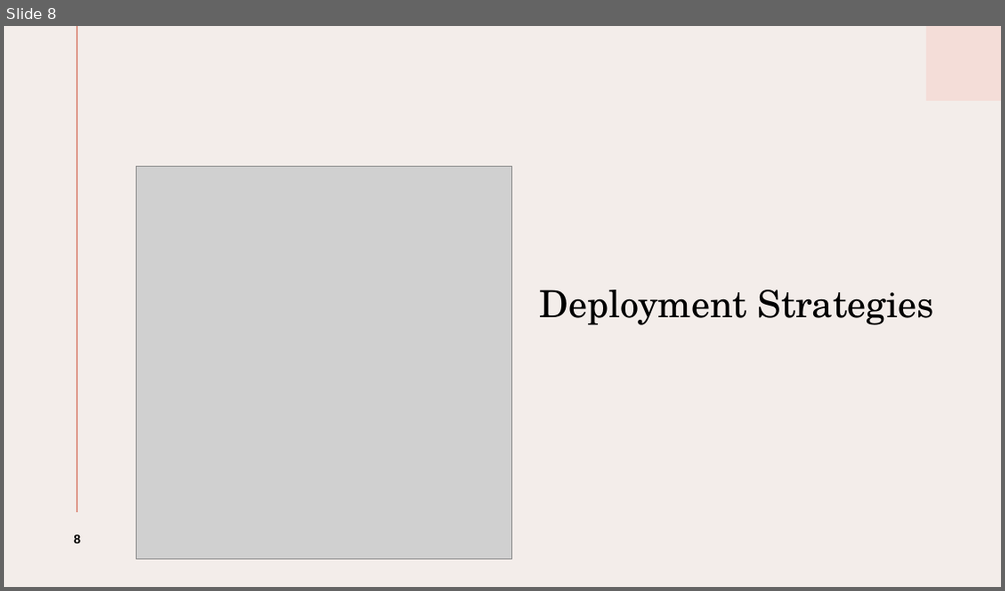
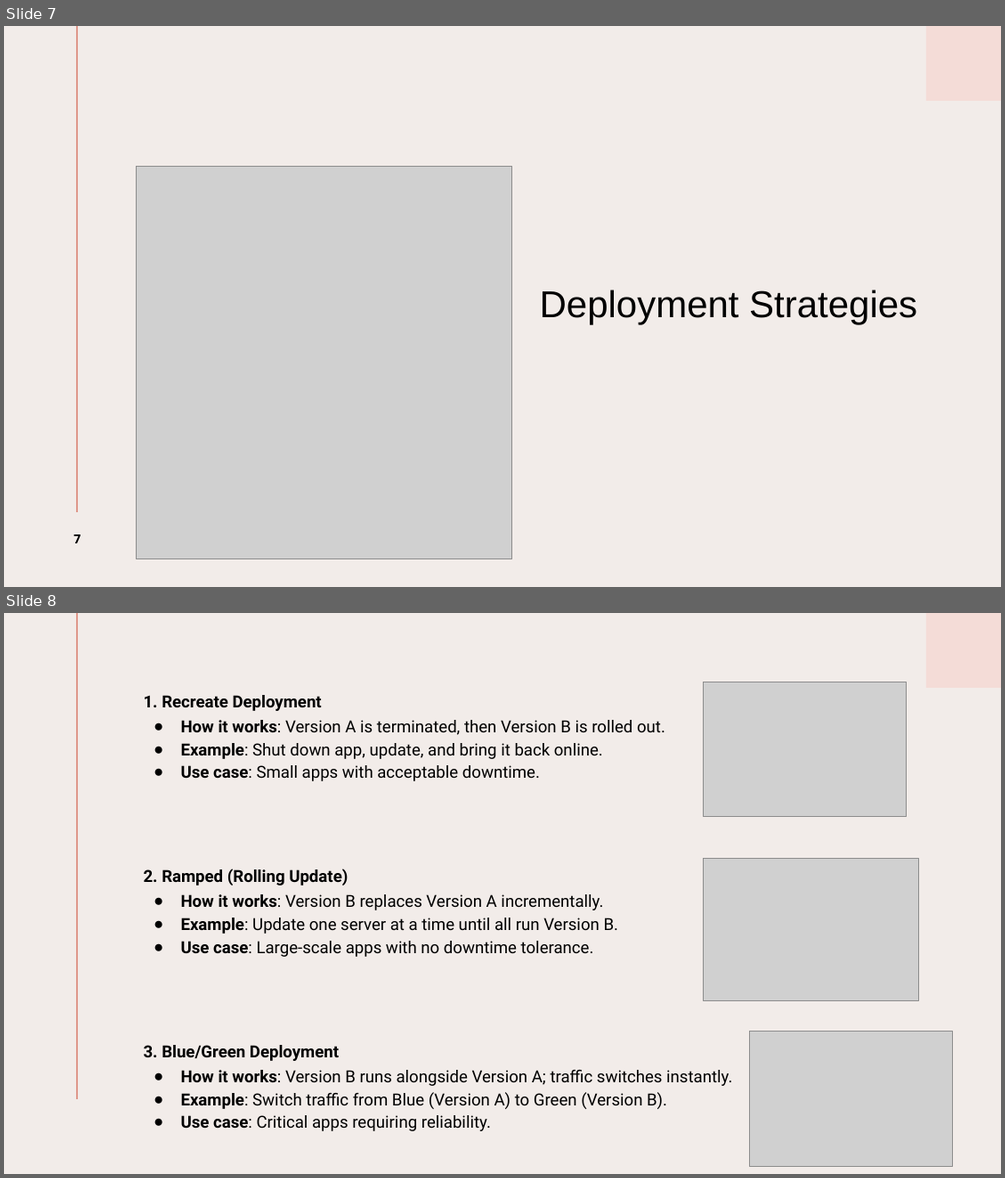
Before and after one commit to sub0101/muku, a slide deck: Presentation 3.pptx. Shown one above the other, each under a label of ours: slide 8 before the commit, slides 7 and 8 after it. The pictures are 1005x591 and 1005x1178 pixels, drawn with LibreOffice and Linux fonts; fonts in the diff are those of the drawing; grey boxes stand for pictures. Boxes give left, top, right and bottom in pixels: in the first picture for what was removed or moved away, otherwise in the second. Text is boxed around its words. In the diff, an @@ line names an element or a change of style, - is before the commit and + after.

```diff
--- a/Presentation 3.pptx
+++ b/Presentation 3.pptx
@@ slide 8 added at bbox=[4, 613, 1001, 1174], background #F2ECE9; not listed: 2 template elements that a slide beside it also shows @@
@@ picture added at bbox=[704, 682, 906, 817] @@
@@ text added at bbox=[144, 695, 732, 1131], 16 pt, text #000000 @@
+1. Recreate Deployment
+● How it works: Version A is terminated, then Version B is rolled out.
+● Example: Shut down app, update, and bring it back online.
+● Use case: Small apps with acceptable downtime.
+2. Ramped (Rolling Update)
+● How it works: Version B replaces Version A incrementally.
+● Example: Update one server at a time until all run Version B.
+● Use case: Large-scale apps with no downtime tolerance.
+3. Blue/Green Deployment
+● How it works: Version B runs alongside Version A; traffic switches instantly.
+● Example: Switch traffic from Blue (Version A) to Green (Version B).
+● Use case: Critical apps requiring reliability.
@@ picture added at bbox=[704, 859, 919, 1001] @@
@@ picture added at bbox=[750, 1031, 953, 1166] @@
@@ what was slide 8 is now slide 7 @@
@@ slide 7 changed as well @@
@@ background #F3EDEA to #F2ECE9 @@
@@ title "Deployment Strategies" at bbox=[540, 289, 917, 324]: font TeX Gyre Schola to Arial @@
@@ page number at bbox=[73, 534, 81, 543]: text changed; font Arial to Open Sans @@
-8
+7
```
Also in this commit, not shown: 10 other slides changed, 6 other slides added, 4 slides removed.
